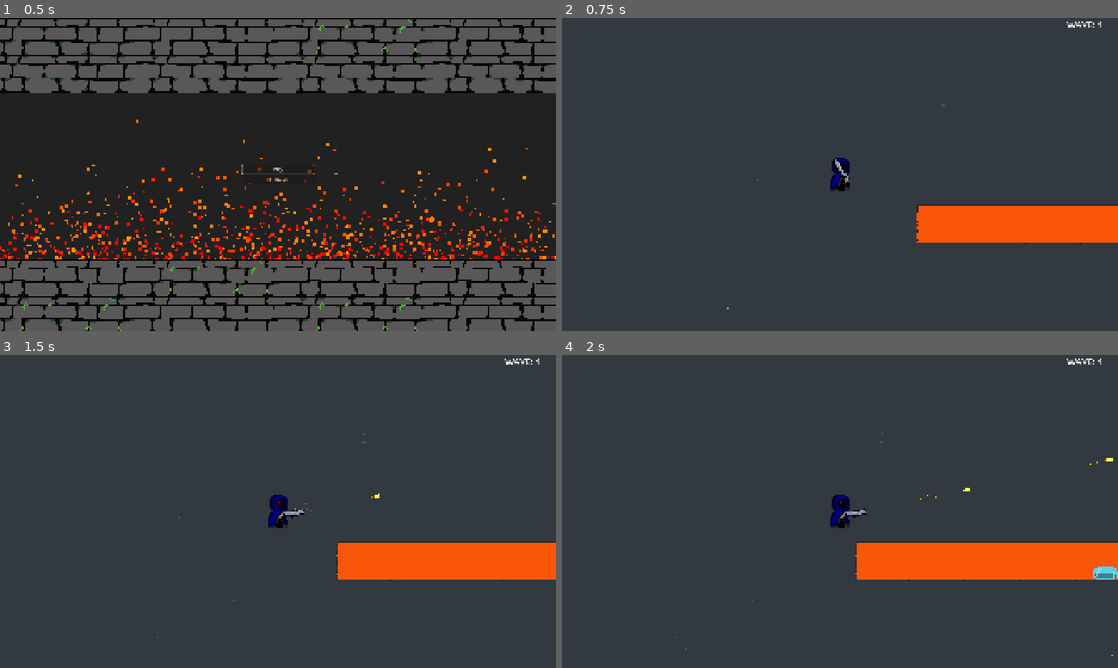
Above: before the commit, frames 1-4 (two rows, left to right).
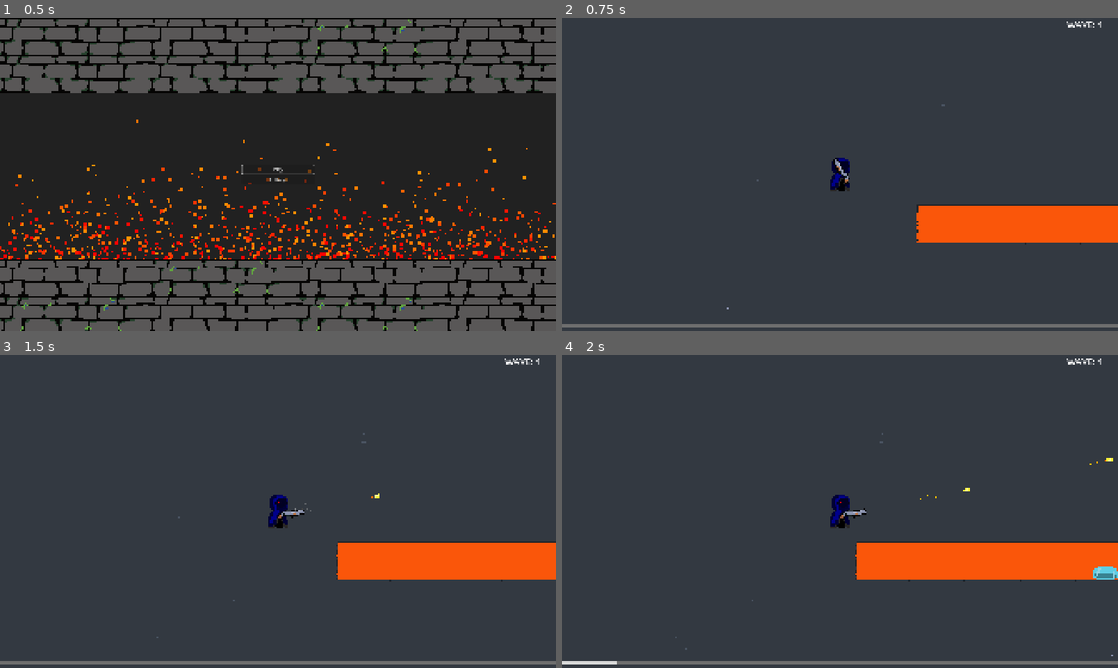
Above: after the commit, the same moments.

Repository: JordanBonfim/Mana-and-Bullets
Game: Godot game, scene res://title_screen/title_screen.tscn
Two runs of this game, one before a commit and one after it. Both use one fixed random seed, a clock stepped at 60 frames per second and the inputs below. Sound files missing from this copy of the repository are replaced by a short silence.
Inputs (mouse positions are in pixels of both pictures, inside the frame that each line leads up to):
- Up to frame 1 (0.5 s): no input
- Up to frame 2 (0.75 s): click "Play" at 0.5 s
- Up to frame 3 (1.5 s): tap Enter (ui_accept) at 1.25 s; move the mouse to (400, 495) at 1.27 s; press the mouse at (400, 495) at 1.28 s; hold Right (ui_right) from 1.28 s (still down)
- Up to frame 4 (2 s): keep holding Right (ui_right); tap Enter (ui_accept) at 1.52 s; tap E at 1.55 s

Frame 1 is identical in both runs. In frame 2, 1.1% of the frame differs, in the area x 0-100%, y 97-99%; in frame 3, 1.1%; in frame 4, 1.1%.

Commit message:
added player xp bar

Diff:
--- a/00_global/messages.gd
+++ b/00_global/messages.gd
@@ -1,13 +1,24 @@
 extends Node
 
+# PLAYER HEALTH
 @warning_ignore("unused_signal")
 signal player_health_changed(hp:float, max_hp:float)
 
 @warning_ignore("unused_signal")
 signal player_hit(damage:float)
 
+
+# WAVES
 @warning_ignore("unused_signal")
 signal increase_wave(waves_to_increase: int)
 
 @warning_ignore("unused_signal")
 signal decrease_wave(waves_to_decrease: int)
+
+
+# XP
+@warning_ignore("unused_signal")
+signal leveled_up(new_level, levels_gained)
+
+@warning_ignore("unused_signal")
+signal xp_changed(current_xp, xp_to_next)
--- a/00_global/player_hud/hud.tscn
+++ b/00_global/player_hud/hud.tscn
@@ -1,6 +1,9 @@
 [gd_scene format=3 uid="uid://dqvoafn6r7d0l"]
 
 [ext_resource type="Script" uid="uid://cwcj1smdovqbv" path="res://00_global/player_hud/player_hud.gd" id="1_qdo0b"]
+[ext_resource type="Texture2D" uid="uid://dkaqi52jv0ymb" path="res://00_global/player_hud/assets/xp_bar_back.png" id="2_j3ycr"]
+[ext_resource type="Texture2D" uid="uid://u1qx2ogb2ksa" path="res://00_global/player_hud/assets/xp_bar.png" id="3_aav40"]
+[ext_resource type="Texture2D" uid="uid://bu16nmuyeyy4o" path="res://00_global/player_hud/assets/xp_bar_fill.png" id="4_e3l4t"]
 
 [sub_resource type="LabelSettings" id="LabelSettings_omn1t"]
 font_size = 32
@@ -42,3 +45,19 @@
 text = "WAVE: 1"
 label_settings = SubResource("LabelSettings_omn1t")
 uppercase = true
+
+[node name="xp_bar" type="TextureProgressBar" parent="Control" unique_id=1764273149]
+layout_mode = 1
+anchors_preset = 12
+anchor_top = 1.0
+anchor_right = 1.0
+anchor_bottom = 1.0
+offset_top = -35.0
+grow_horizontal = 2
+grow_vertical = 0
+nine_patch_stretch = true
+stretch_margin_left = 2
+stretch_margin_right = 2
+texture_under = ExtResource("2_j3ycr")
+texture_over = ExtResource("3_aav40")
+texture_progress = ExtResource("4_e3l4t")
--- a/00_global/player_hud/player_hud.gd
+++ b/00_global/player_hud/player_hud.gd
@@ -7,10 +7,13 @@
 
 @export var wave_counter: int = 1
 
+@onready var xp_bar: TextureProgressBar = $Control/xp_bar
+
 # Called when the node enters the scene tree for the first time.
 func _ready() -> void:
 	#Messages.player_health_changed.connect(update_health_bar)
 	Messages.increase_wave.connect(increase_wave_counter)
+	Messages.xp_changed.connect(xp_bar_update)
 	pass
 
 
@@ -24,3 +27,15 @@
 func increase_wave_counter(waves_to_increase: int) -> void:
 	wave_counter += waves_to_increase
 	wave_counter_label.text = str("WAVE: ",wave_counter)
+
+func xp_bar_update(new_xp, xp_to_next) -> void:
+	print("xp_bar_update CALLED")
+	print("xp_bar_update CALLED")
+	print("xp_bar_update CALLED")
+	print("xp_bar_update CALLED")
+	print("xp_bar_update CALLED")
+	xp_bar.max_value = xp_to_next
+	xp_bar.value = new_xp
+
+	print("BAR VALUE:", xp_bar.value)
+	print("BAR max VALUE:", xp_bar.max_value)
--- a/player/LevelTable.gd
+++ b/player/LevelTable.gd
@@ -1,3 +1 @@
 extends Resource
-
-@export var max_level: int = 100
--- a/player/player.gd
+++ b/player/player.gd
@@ -3,6 +3,7 @@
 #region PLAYER STATS
 var player_is_facing_left:bool = false
 
+# Life
 var hp: float = 100:
 	set(value):
 		hp = clampf(value, 0, max_hp)
@@ -14,17 +15,28 @@
 		max_hp = value
 		Messages.player_health_changed.emit(hp, max_hp)
 
-const SPEED = 300.0
-var fire_cooldown:float = 0.5
+# Speed
+@export var SPEED = 300.0
+
+# Damage
+@export var fire_cooldown:float = 0.5
+
+# Xp
+@export var player_level: int  = 1
+@export var player_xp: int  = 0
+@export var max_level: int = 100
+@export var base_xp: int = 100
+@export var growth_factor: float = 1.12
+@export var quadratic_multiplier: float = 1.0
+
 
 
 #endregion
 
+@export var smokeScene : PackedScene
+@onready var timer: Timer = $Timer
 
 
-@export var smokeScene : PackedScene
-
-@onready var timer: Timer = $Timer
 
 func _ready() -> void:
 	#$AnimatedSprite2D.play("idle_main")
@@ -49,6 +61,13 @@
 				hp+=2
 		elif event.keycode == KEY_9:
 			Messages.increase_wave.emit(1)
+
+		elif event.keycode == KEY_E:
+			print("ADICIONANDO 10 DE XP")
+			print("PLAYER XP  ", player_xp)
+			print("PLAYER LEVEL  ", player_level)
+			print("XP TO NEXT LEVEL  ", xp_to_next_level(player_level))
+			add_xp(10)
 
 
 	#if event is InputEventMouseButton and event.pressed:
@@ -96,3 +115,42 @@
 	hp = health
 	#if(hp <= 0):
 	#	print("vida zerada")
+
+
+func _check_level_up() -> void:
+	var levels_gained := 0
+
+	while player_xp >= xp_to_next_level(player_level) and player_level < max_level:
+		var xp_required = xp_to_next_level(player_level)
+		player_xp -= xp_required
+		player_level += 1
+		levels_gained += 1
+		print("emitindo com: player_xp",player_xp)
+		print("emitindo com: xp_to_next_level",player_level)
+		Messages.leveled_up.emit(player_xp, xp_to_next_level(player_level))
+	if(levels_gained > 1 ):
+		Messages.leveled_up.emit(player_level, levels_gained)
+	Messages.xp_changed.emit(player_xp, xp_to_next_level(player_level ))
+
+
+func add_xp(ammount: int) -> void:
+	if ammount <= 0:
+		return
+	player_xp += ammount
+	Messages.xp_changed.emit(player_xp, xp_to_next_level(player_level))
+	_check_level_up()
+
+
+
+func xp_to_next_level(level:int) -> int:
+	if level < 1:
+		level = 1
+
+	var xp = base_xp * pow(level,2) * pow(growth_factor, level - 1) * quadratic_multiplier
+	return int(round(xp))
+
+func total_xp_for_level(target_level: int) -> int:
+	var total := 0
+	for i in range(1, target_level):
+		total += xp_to_next_level(i)
+	return total
Binary file added: 00_global/player_hud/assets/xp_bar.png
Not shown, added: 00_global/player_hud/assets/xp_bar.png.import
Binary file added: 00_global/player_hud/assets/xp_bar_back.png
Not shown, added: 00_global/player_hud/assets/xp_bar_back.png.import
Binary file added: 00_global/player_hud/assets/xp_bar_fill.png
Not shown, added: 00_global/player_hud/assets/xp_bar_fill.png.import
